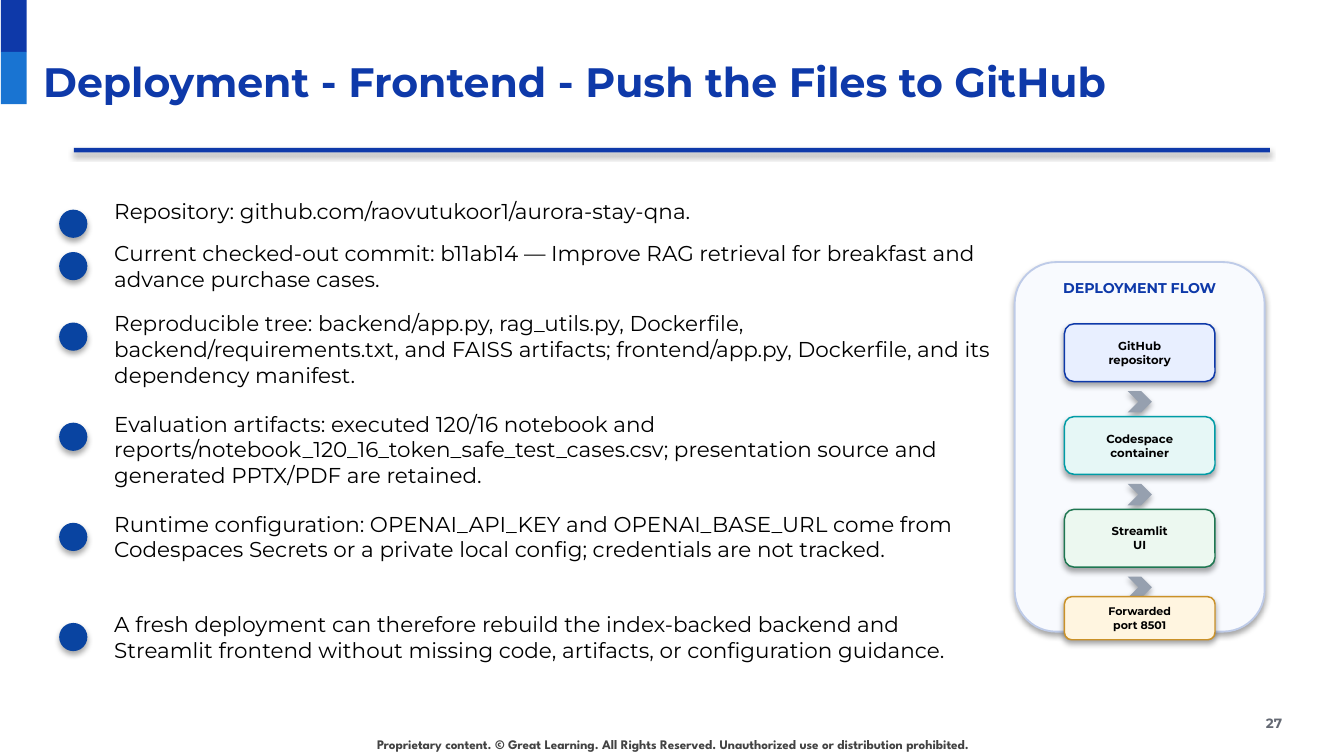
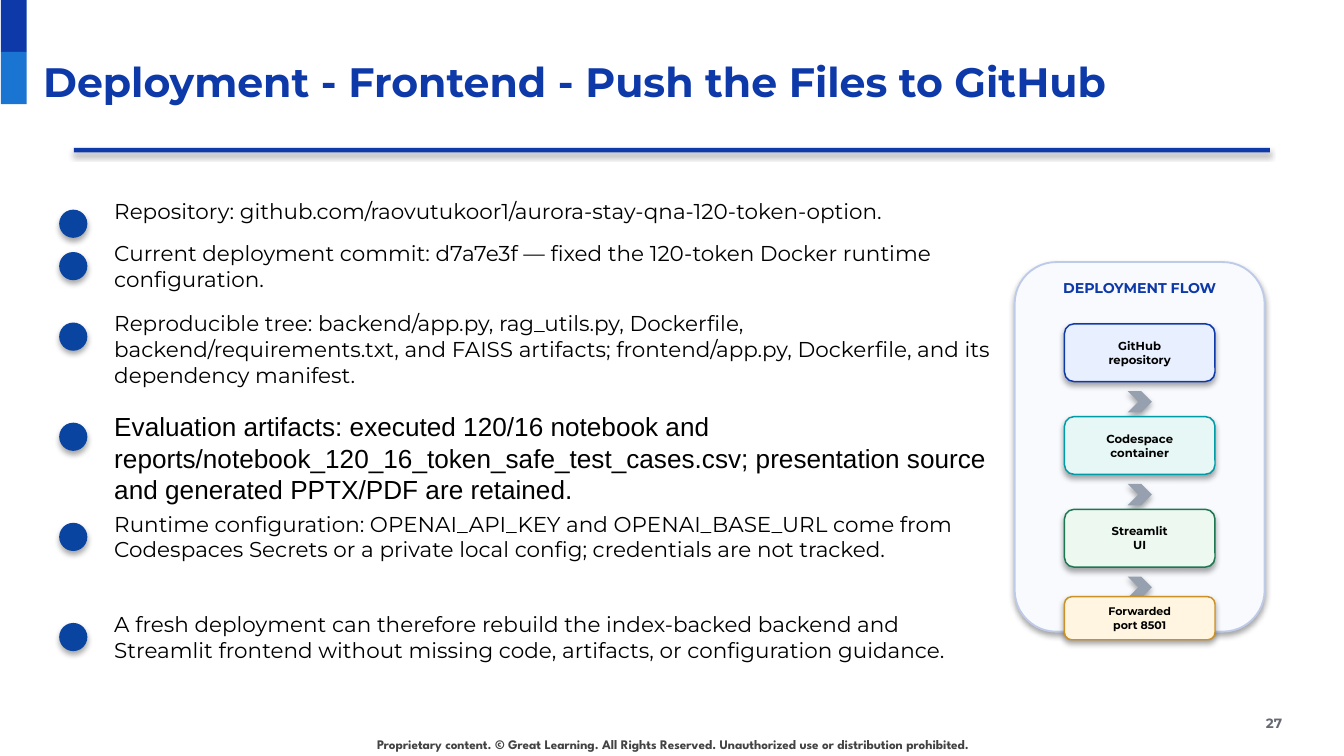
Before and after one commit to raovutukoor1/aurora-stay-qna-120-token-option, a slide deck: slide 27 of presentations/Aurora_Stays_RAG_120_Token_Option.pptx. Drawn at 1344x756 pixels with LibreOffice and Linux fonts; fonts in the diff are those of the drawing; background and template pictures are left out. Boxes give left, top, right and bottom in pixels: in the first picture for what was removed or moved away, otherwise in the second. Text is boxed around its words. In the diff, an @@ line names an element or a change of style, - is before the commit and + after.

Commit message:
Update 120-token deployment slides with Codespaces validation

```diff
--- a/presentations/Aurora_Stays_RAG_120_Token_Option.pptx
+++ b/presentations/Aurora_Stays_RAG_120_Token_Option.pptx
@@ text at (114, 201, 882, 224): text changed @@
-Repository: github.com/raovutukoor1/aurora-stay-qna.
+Repository: github.com/raovutukoor1/aurora-stay-qna-120-token-option.
@@ text at (114, 245, 931, 292): text changed @@
-Current checked-out commit: b11ab14 — Improve RAG retrieval for breakfast and advance purchase cases.
+Current deployment commit: d7a7e3f — fixed the 120-token Docker runtime configuration.
@@ text "Evaluation artifacts: executed 120/16 notebook ..." at (114, 417, 986, 505): size 11.5 to 14 pt, font Montserrat to Arial @@
```
Also in this commit, not shown: 21 other slides changed, 1 other file.
